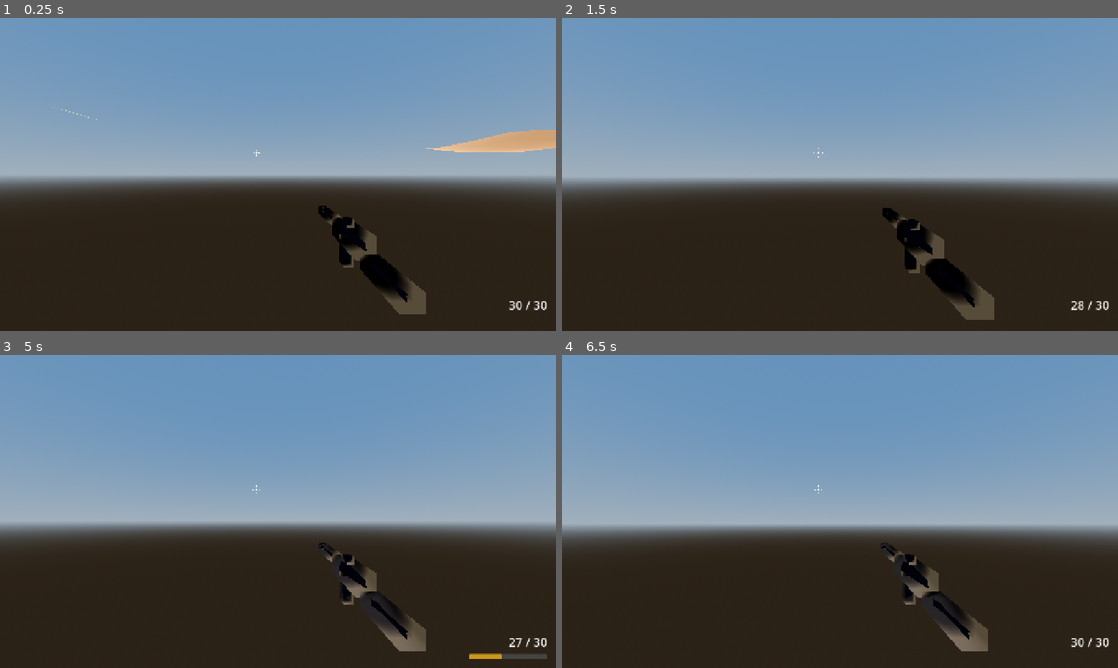
Above: before the commit, frames 1-4 (two rows, left to right).
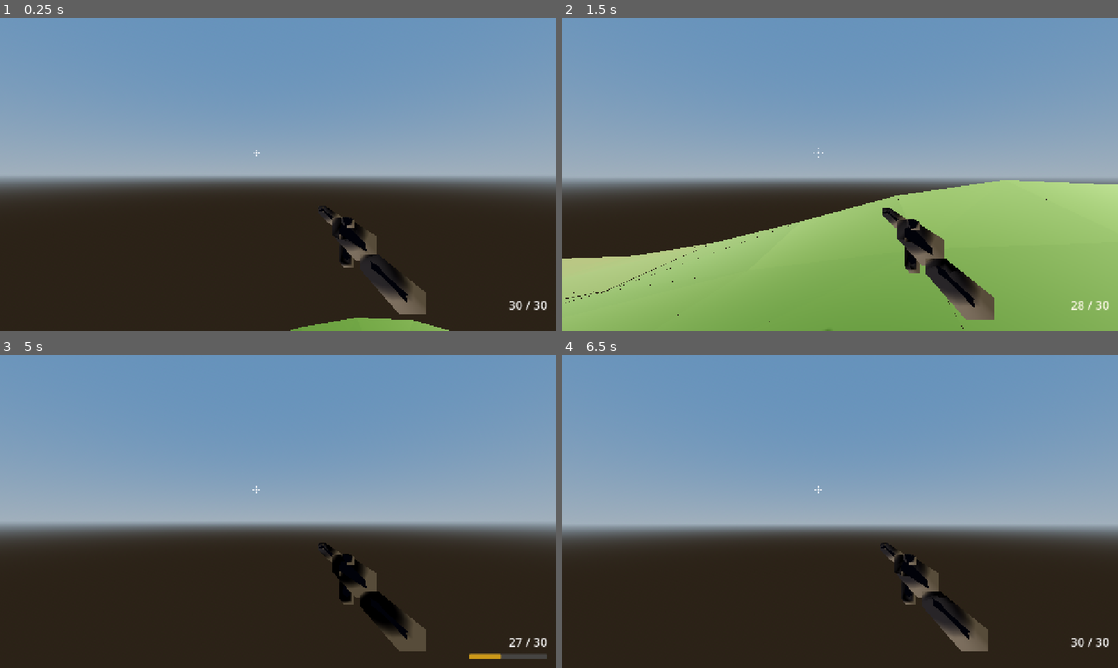
Above: after the commit, the same moments.

Repository: cybernattor/rankborn
Game: Godot game, scene res://scenes/game/game_scene.tscn
Same seed, same stepped clock (60 frames per second), same inputs: the game is played once before the commit and once after it. This scene is started directly instead of the project's main scene.
Inputs (mouse positions are in pixels of both pictures, inside the frame that each line leads up to):
- Up to frame 1 (0.25 s): no input
- Up to frame 2 (1.5 s): tap Enter (ui_accept) at 0.5, 0.77 s; move the mouse to (867, 174) at 0.52 s; hold Right mouse button (aim) 0.53-1.28 s; hold W (move_forward) from 0.53 s (still down); click (867, 174) at 0.67 s; move the mouse to (812, 174) at 1.27 s; click (812, 174) at 1.35 s
- Up to frame 3 (5 s): keep holding W (move_forward); tap Enter (ui_accept) at 1.52, 3.02, 3.77, 4.25, 4.52 s; move the mouse to (289, 505) at 2.02 s; hold Right mouse button (aim) 2.03-2.78 s; move the mouse to (272, 517) at 2.77 s; click (272, 517) at 2.85 s; move the mouse to (316, 514) at 3.52 s; hold Right mouse button (aim) 3.53-4.28 s; tap R (reload) at 4.15 s; move the mouse to (233, 508) at 4.27 s; click (233, 508) at 4.35 s
- Up to frame 4 (6.5 s): move the mouse to (845, 511) at 5.02 s; hold Right mouse button (aim) 5.03-5.78 s; click (845, 511) at 5.17 s; tap Enter (ui_accept) at 5.75, 6.02 s; move the mouse to (817, 505) at 5.77 s; release W (move_forward) at 5.78 s; hold D (move_right) from 5.78 s (still down); click (817, 505) at 5.85 s

The runs differ from the first frame. In frame 1, 2.7% of the frame differs, in the area x 9-100%, y 28-100%; in frame 2, 36%, in the area x 0-100%, y 51-100%; in frame 3, 1.0%; in frame 4, less than 0.1%.

Commit message:
fix: harden terrain collision and use deterministic player spawns
- Terrain trimesh shape now has backface_collision enabled, plus a static
  safety floor well below the map, so players can't fall through gaps in
  the generated low-poly mesh and drop forever.
- Spawn positions switch from spawn_points-node-based (order-dependent,
  could collide if peers saw a different child order) to a fixed set of
  deterministic slots keyed by peer id, so host and every client agree
  on spawn placement without needing to sync anything.
- player.tscn: player collision_mask now includes the terrain layer as
  well as other players (was only layer 2), matching the raycast masks
  used for hit detection and physics.

Co-Authored-By: Claude Sonnet 5 <noreply@anthropic.com>

Diff:
--- a/scenes/shared/player.tscn
+++ b/scenes/shared/player.tscn
@@ -27,6 +27,7 @@
 properties/2/replication_mode = 1
 [node name="Player" type="CharacterBody3D" unique_id=1031594835]
 collision_layer = 2
+collision_mask = 3
 script = ExtResource("1")
 
 [node name="CollisionShape3D" type="CollisionShape3D" parent="." unique_id=752749584]
--- a/scripts/world/game_scene.gd
+++ b/scripts/world/game_scene.gd
@@ -69,8 +69,20 @@
 			child.queue_free()
 
 	var col := CollisionShape3D.new()
-	col.shape = terrain_mesh.create_trimesh_shape()
+	var terrain_collision := terrain_mesh.create_trimesh_shape()
+	terrain_collision.backface_collision = true
+	col.shape = terrain_collision
 	ground_body.add_child(col)
+
+	var safety_floor := StaticBody3D.new()
+	safety_floor.name = "TerrainSafetyFloor"
+	var safety_collision := CollisionShape3D.new()
+	var safety_shape := BoxShape3D.new()
+	safety_shape.size = Vector3(100.0, 2.0, 100.0)
+	safety_collision.shape = safety_shape
+	safety_floor.position = Vector3(0.0, -14.0, 0.0)
+	safety_floor.add_child(safety_collision)
+	add_child(safety_floor)
 
 
 func _on_player_connected(id: int) -> void:
@@ -106,15 +118,20 @@
 
 
 func _get_spawn_position(id: int) -> Vector3:
-	if spawn_points.get_child_count() == 0:
-		return Vector3(0, 5, 0)
-	var spawn_index: int = absi(id) % spawn_points.get_child_count()
-	var pos: Vector3 = spawn_points.get_child(spawn_index).global_position as Vector3
-	var terrain_y := _terrain_noise.get_noise_2d(pos.x, pos.z) * 12.0
-	pos.y = terrain_y + 2.0
-	return pos
-
-
+	# Identical deterministic slots are used by host and every client.
+	# This avoids race-dependent or overlapping spawns during peer sync.
+	var spawn_slots := [
+		Vector2(-38.0, -38.0),
+		Vector2(38.0, -38.0),
+		Vector2(-38.0, 38.0),
+		Vector2(38.0, 38.0),
+		Vector2(0.0, -46.0),
+		Vector2(0.0, 46.0),
+	]
+	var slot_index := posmod(id - 1, spawn_slots.size())
+	var slot: Vector2 = spawn_slots[slot_index]
+	var terrain_y := _terrain_noise.get_noise_2d(slot.x, slot.y) * 12.0
+	return Vector3(slot.x, terrain_y + 2.4, slot.y)
 # --- Mobile input routing ---
 
 func _on_mobile_move(vec: Vector2) -> void:
